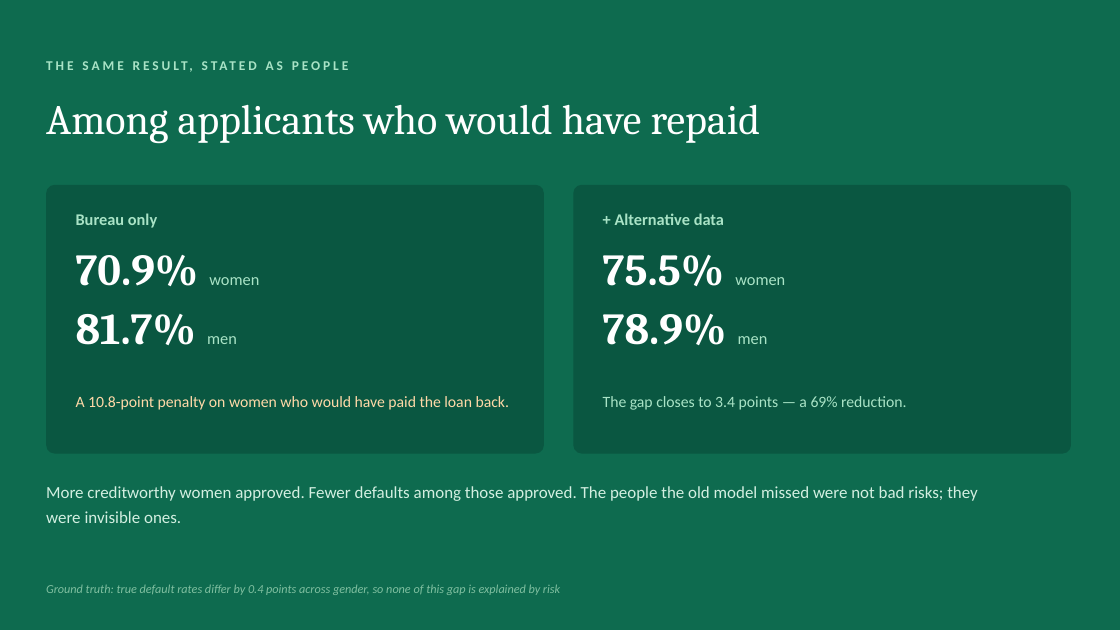
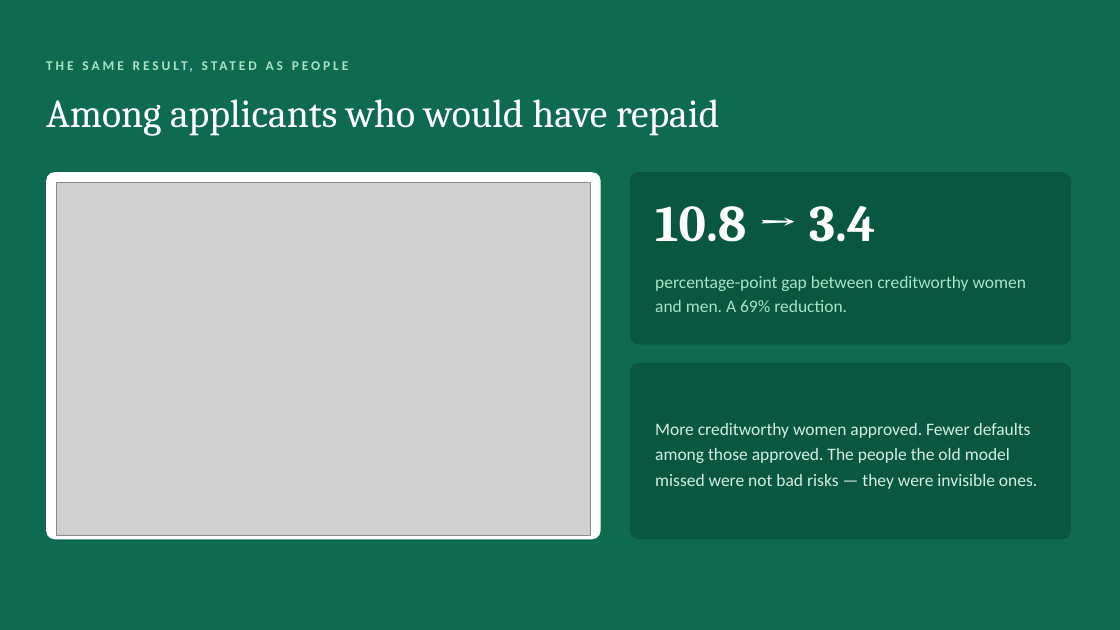
Before and after one commit to Nishantttt-ui/pratyaya, a slide deck: slide 10 of docs/Pratyaya-Synchrony-Hackathon.pptx (slide 9 before the commit). Drawn at 1120x630 pixels with LibreOffice and Linux fonts; fonts in the diff are those of the drawing; grey boxes stand for pictures. Boxes give left, top, right and bottom in pixels: in the first picture for what was removed or moved away, otherwise in the second. Text is boxed around its words. In the diff, an @@ line names an element or a change of style, - is before the commit and + after.

```diff
--- a/docs/Pratyaya-Synchrony-Hackathon.pptx
+++ b/docs/Pratyaya-Synchrony-Hackathon.pptx
@@ text "Among applicants who would have ..." at bbox=[46, 99, 719, 136]: size 36 to 34 pt @@
@@ rounded rectangle: place and size @@
-rounded rectangle at bbox=[46, 185, 544, 454]
+rounded rectangle at bbox=[46, 172, 601, 539]
@@ rounded rectangle at bbox=[46, 172, 601, 539]: fill #0A5741 to #FFFFFF; proportions changed @@
@@ rounded rectangle added at bbox=[630, 172, 1071, 344], fill #0A5741 @@
@@ picture added at bbox=[56, 182, 591, 536] @@
@@ text added at bbox=[655, 206, 875, 242], 44 pt, text #FFFFFF, bold @@
+10.8 → 3.4
@@ text removed at bbox=[76, 213, 157, 228] @@
-Bureau only
@@ text removed at bbox=[615, 213, 724, 225] @@
-+ Alternative data
@@ text removed at bbox=[76, 255, 259, 286] @@
-70.9% women
@@ text removed at bbox=[603, 255, 785, 286] @@
-75.5% women
@@ text added at bbox=[655, 276, 1026, 312], 15 pt, text #A9E3C6 @@
+percentage-point gap between creditworthy women and men. A 69% reduction.
@@ text removed at bbox=[76, 314, 237, 345] @@
-81.7% men
@@ text removed at bbox=[603, 314, 768, 345] @@
-78.9% men
@@ rounded rectangle: place and size @@
-rounded rectangle at bbox=[574, 185, 1071, 454]
+rounded rectangle at bbox=[630, 363, 1071, 539]
@@ rounded rectangle at bbox=[630, 363, 1071, 539]: proportions changed @@
@@ text removed at bbox=[76, 396, 509, 410] @@
-A 10.8-point penalty on women who would have paid the loan back.
@@ text removed at bbox=[603, 396, 906, 410] @@
-The gap closes to 3.4 points — a 69% reduction.
@@ text at bbox=[655, 423, 1037, 489]: text changed; size 14.5 to 15 pt @@
-More creditworthy women approved. Fewer defaults among those approved. The people the old model missed were not bad risks; they were invisible ones.
+More creditworthy women approved. Fewer defaults among those approved. The people the old model missed were not bad risks — they were invisible ones.
@@ text removed at bbox=[46, 584, 560, 595] @@
-Ground truth: true default rates differ by 0.4 points across gender, so none of this gap is explained by risk
```
Also in this commit, not shown: 1 other slide changed, 3 slides added, 5 other files.
